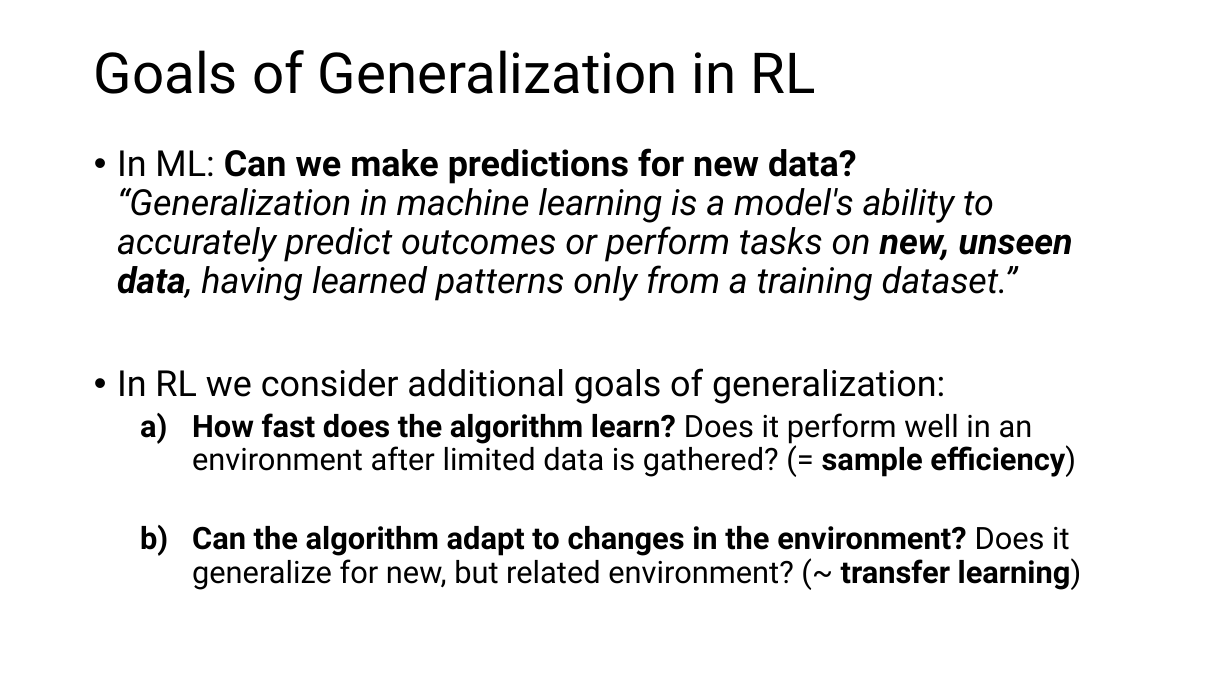
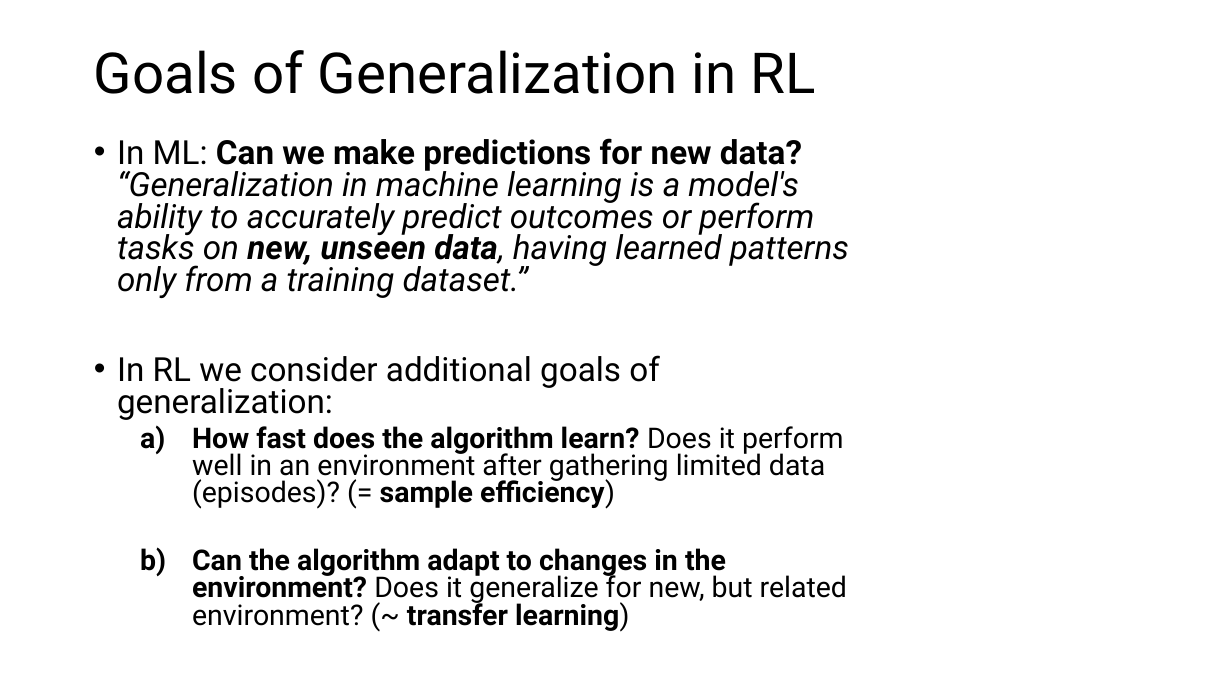
Before and after one commit to mhahsler/Introduction_to_Reinforcement_Learning, a slide deck: slide 6 of slides/Lecture_Chapter09.pptx. Drawn at 1232x693 pixels with LibreOffice and Linux fonts; fonts in the diff are those of the drawing. Boxes give left, top, right and bottom in pixels: in the first picture for what was removed or moved away, otherwise in the second. Text is boxed around its words. In the diff, an @@ line names an element or a change of style, - is before the commit and + after.

```diff
--- a/slides/Lecture_Chapter09.pptx
+++ b/slides/Lecture_Chapter09.pptx
@@ text "In ML: Can we make ...": place and size @@
-text "In ML: Can we make ..." at (117, 148, 1082, 590)
+text "In ML: Can we make ..." at (117, 138, 849, 632)
@@ text at (117, 138, 849, 632): size 28 to 25.9 pt in "In ML: Can we make predictions for ...", "In RL we consider additional goals of ..."; size 24 to 22.2 pt in "Can the algorithm adapt to changes in ..."; line spacing 0.9 to 0.8 @@
@@ text at (192, 426, 844, 509): text changed; size 24 to 22.2 pt @@
-  a) How fast does the algorithm learn? Does it perform well in an environment after limited data is gathered? (= sample efficiency)
+  a) How fast does the algorithm learn? Does it perform well in an environment after gathering limited data (episodes)? (= sample efficiency)
```
Also in this commit, not shown: 1 other slide changed, 2 other files.
